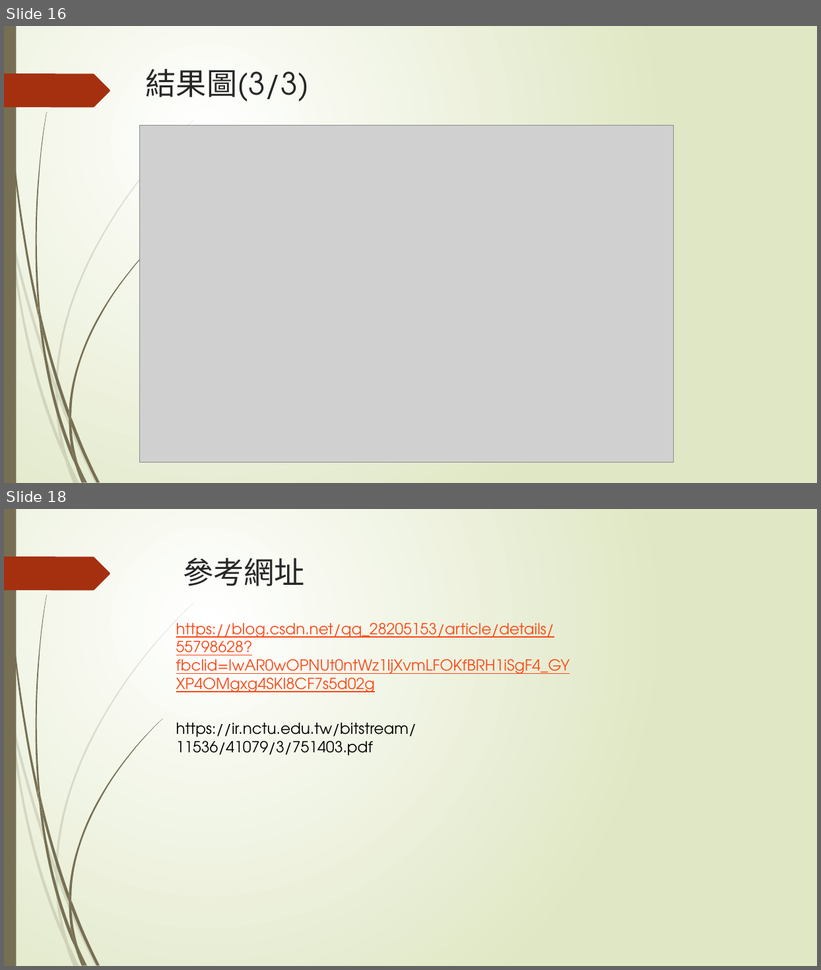
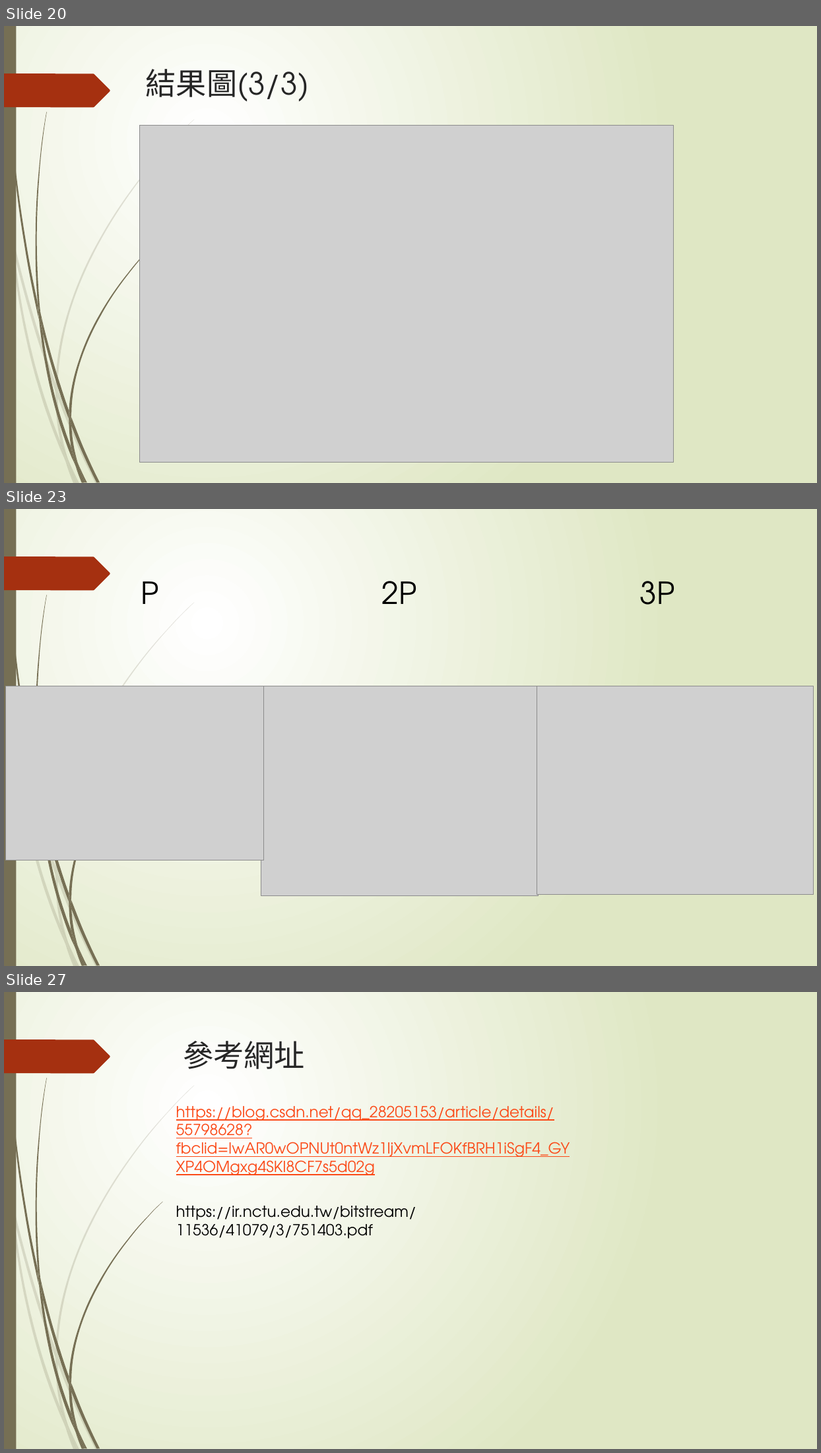
Before and after one commit to sanwich27/2019_FPGA_Design_Group4, a slide deck: final_project/AES加密&解密.pptx. Shown one above the other, each under a label of ours: slides 16 and 18 before the commit, slides 20, 23 and 27 after it; the slides between them are not shown. The pictures are 821x970 and 821x1453 pixels, drawn with LibreOffice and Linux fonts; fonts in the diff are those of the drawing; grey boxes stand for pictures. Boxes give left, top, right and bottom in pixels: in the first picture for what was removed or moved away, otherwise in the second. Text is boxed around its words. In the diff, an @@ line names an element or a change of style, - is before the commit and + after.

```diff
--- a/final_project/AES加密&解密.pptx
+++ b/final_project/AES加密&解密.pptx
@@ slide 23 added at (x1=4, y1=509, x2=817, y2=966), background gradient #FFFFFF to #DFE8C4; not listed: 23 template elements that a slide beside it also shows @@
@@ text added at (x1=141, y1=582, x2=158, y2=604), 36 pt, text #000000 @@
+P
@@ text added at (x1=382, y1=581, x2=416, y2=604), 36 pt, text #000000 @@
+2P
@@ text added at (x1=640, y1=581, x2=675, y2=605), 36 pt, text #000000 @@
+3P
@@ picture added at (x1=6, y1=686, x2=264, y2=860) @@
@@ picture added at (x1=261, y1=686, x2=539, y2=896) @@
@@ picture added at (x1=537, y1=686, x2=814, y2=894) @@
@@ what was slide 16 is now slide 20 @@
@@ what was slide 18 is now slide 27 @@
```
Also in this commit, not shown: 1 slide changed, 8 other slides added.
